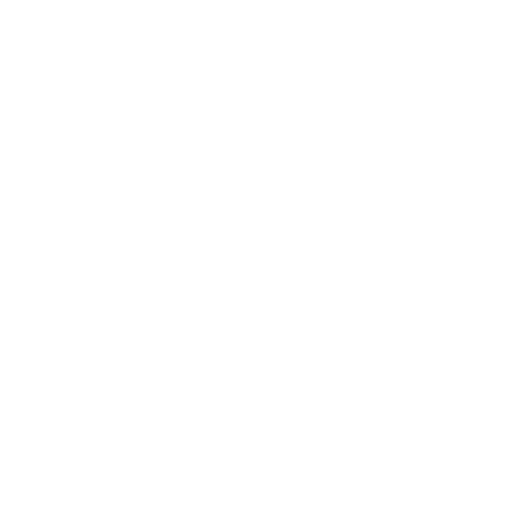
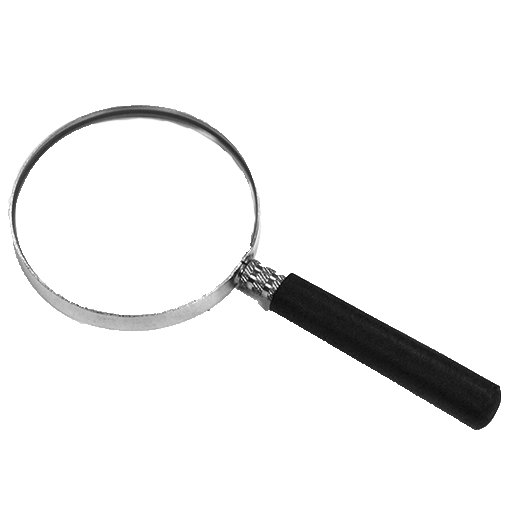
Comparing the layer stacks of the two w=512, h=512 images. Changes:
hid "Layer 1" over [8, 105, 501, 430]
showed "MagnifiyingGlassImage copy", painted on it over [8, 105, 501, 430]
